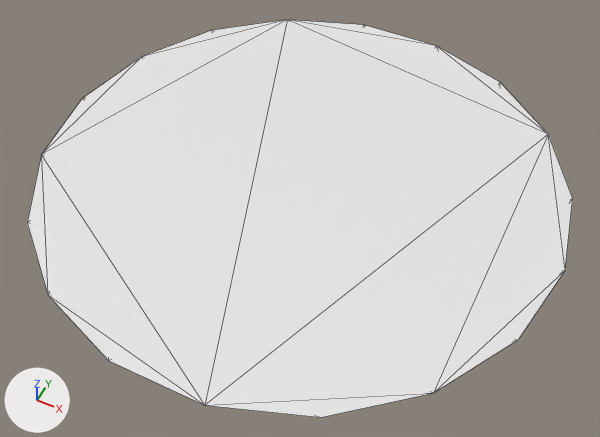
The FBX model Assets/3DAssets/Plate/plate.fbx: old version first, new version second.
One viewpoint serves both versions: a 50 mm lens placed at (0.12, -0.241, 0.298), pointed at (0.004, -0.008, 0.007). The lights are fixed; the arrows at lower left show +X, +Y and +Z. Mesh edges are drawn as thin lines. Where no turn or scale is listed for an object, it has been applied to the vertices.

The scene before the commit, as lines of its bpy script (objects in view):
```python
me_mesh = bpy.data.meshes.new('Mesh')
me_mesh.from_pydata(...)  # 54 vertices, 104 faces; spans x -0.122..0.122, y -0.121..0.121, z 0.0..0.026
ob_plate = bpy.data.objects.new('Plate', me_mesh)
ob_plate.location = (0.0, 0.0, 0.0)
```
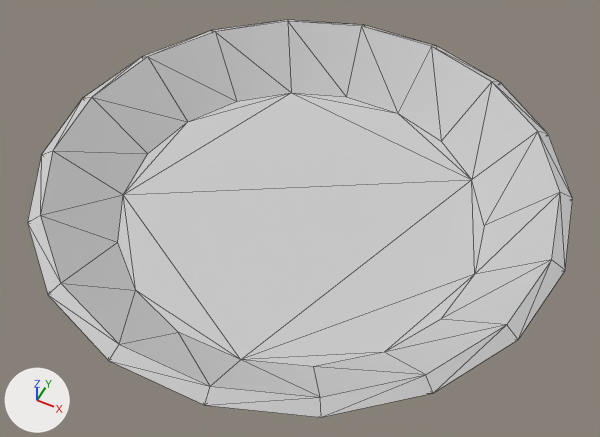
Where the newer file only moved an object's origin or applied its transform, the numbers keep the older frame.

Pixel boxes [x1, y1, x2, y2] of what changed, in the pictures (600 x 437 px):
part 1 of me_mesh, built on: [27, 20, 573, 417] in both

The change in detail:
Material 'Cutlery' (mat_cutlery) is new.
Its base color is (0.588, 0.588, 0.588) (light grey #cacaca).
Its roughness is 0.859.
me_mesh is used by ob_plate; location (0.0, 0.0, 0.0).
me_mesh had 54 vertices, 104 faces and spanned x -0.122..0.122, y -0.121..0.121, z 0.0..0.026.
me_mesh now has 90 vertices, 176 faces and spans x -0.122..0.122, y -0.121..0.121, z 0.0..0.029.
Part 1, on me_mesh:
16 faces are deleted.
36 vertices are added at x -0.116..0.116, y -0.114..0.114, z 0.003..0.029.
88 new faces join them.
me_mesh now uses material mat_cutlery (light grey #cacaca).
